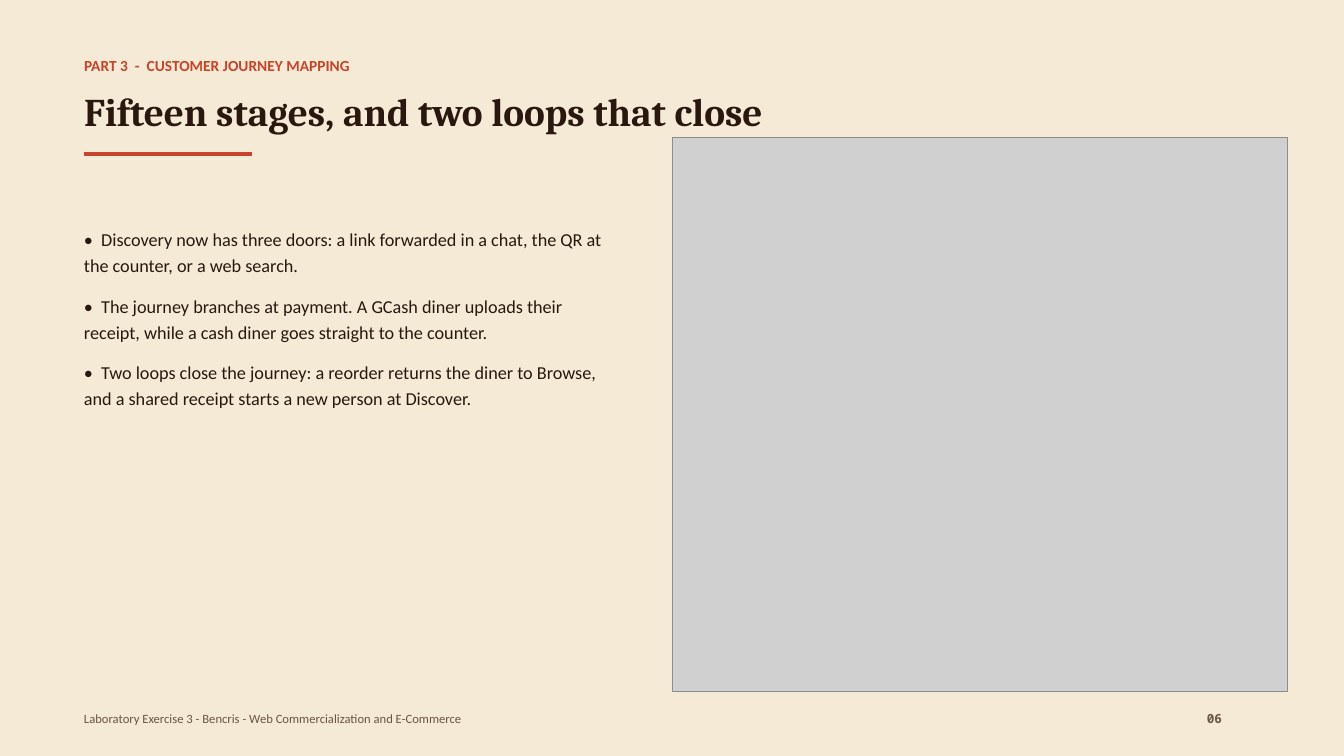
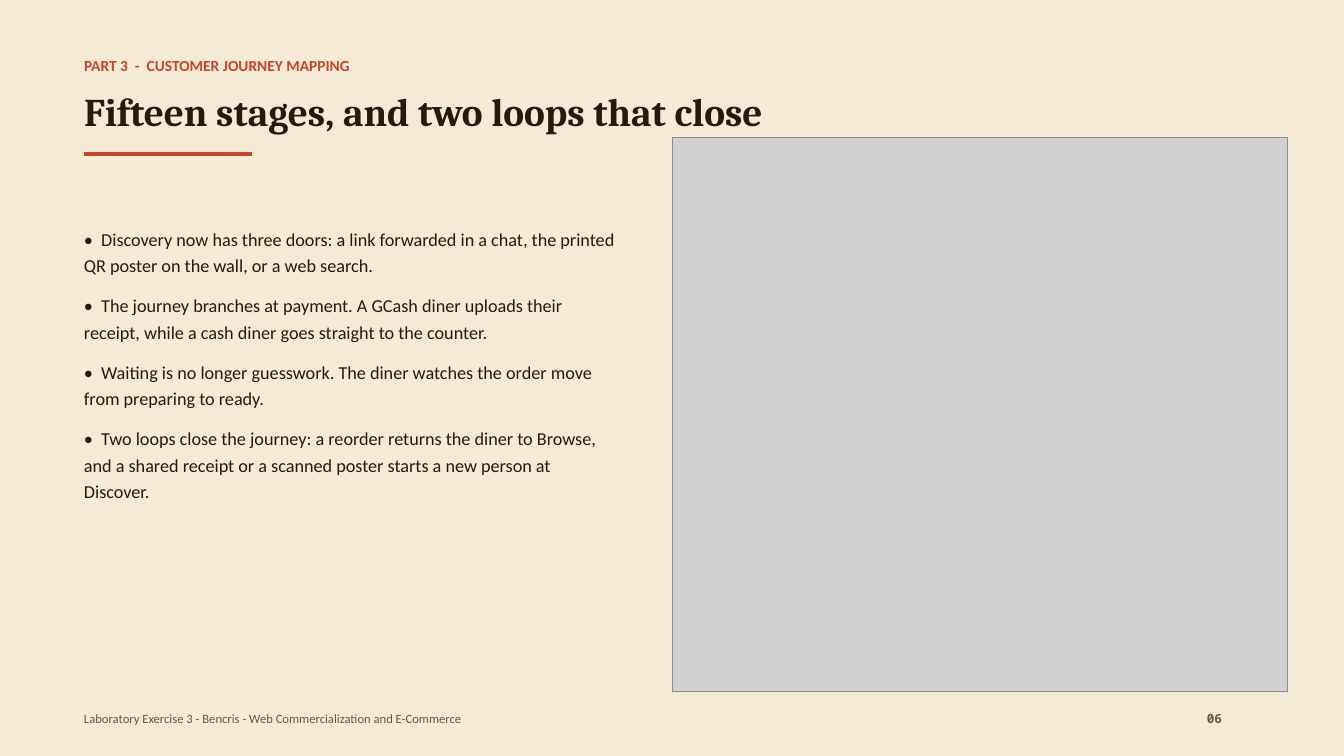
Before and after one commit to ENTREP3/IT-eary, a slide deck: slide 6 of docs/Lab3-Bencris-Presentation.pptx. Drawn at 1344x756 pixels with LibreOffice and Linux fonts; fonts in the diff are those of the drawing; grey boxes stand for pictures. Boxes give left, top, right and bottom in pixels: in the first picture for what was removed or moved away, otherwise in the second. Text is boxed around its words. In the diff, an @@ line names an element or a change of style, - is before the commit and + after.

```diff
--- a/docs/Lab3-Bencris-Presentation.pptx
+++ b/docs/Lab3-Bencris-Presentation.pptx
@@ text at [84,233,614,275]: text changed @@
-• Discovery now has three doors: a link forwarded in a chat, the QR at the counter, or a web search.
+• Discovery now has three doors: a link forwarded in a chat, the printed QR poster on the wall, or a web search.
@@ text at [84,366,596,498]: text changed @@
-• Two loops close the journey: a reorder returns the diner to Browse, and a shared receipt starts a new person at Discover.
+• Waiting is no longer guesswork. The diner watches the order move from preparing to ready.
+• Two loops close the journey: a reorder returns the diner to Browse, and a shared receipt or a scanned poster starts a new person at Discover.
```
Also in this commit, not shown: 5 other slides changed, 6 other files.
